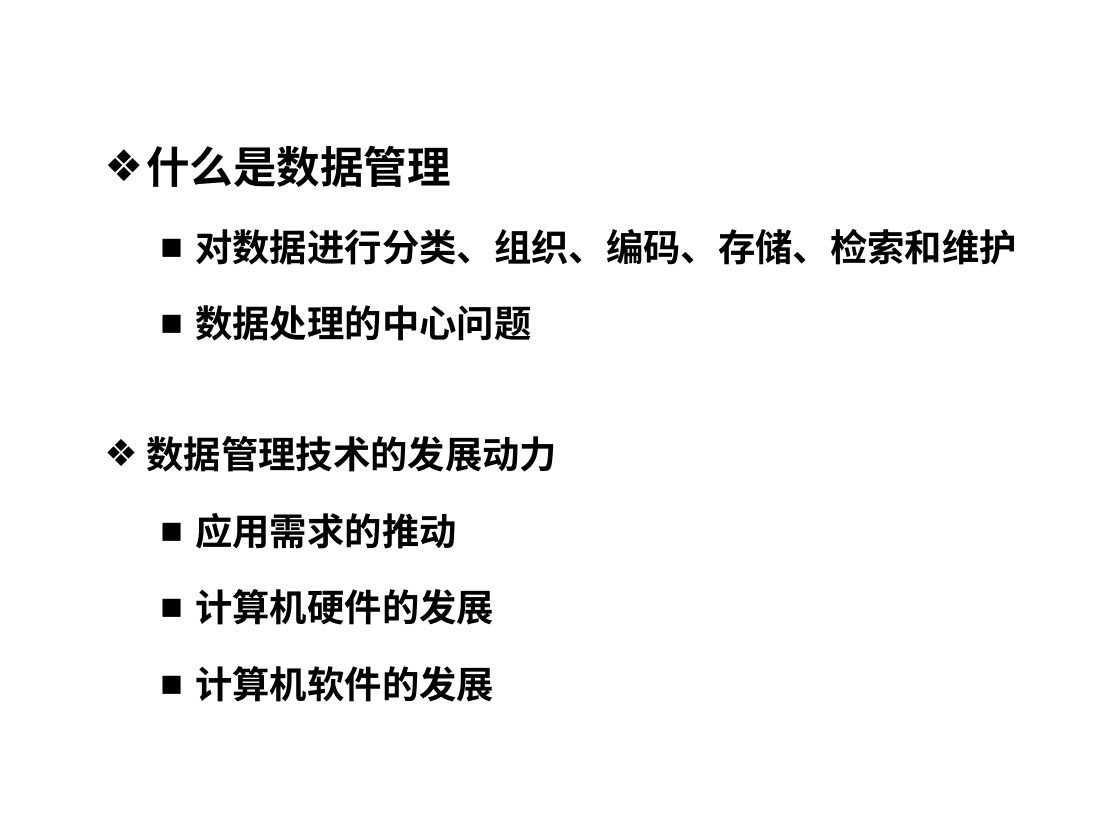
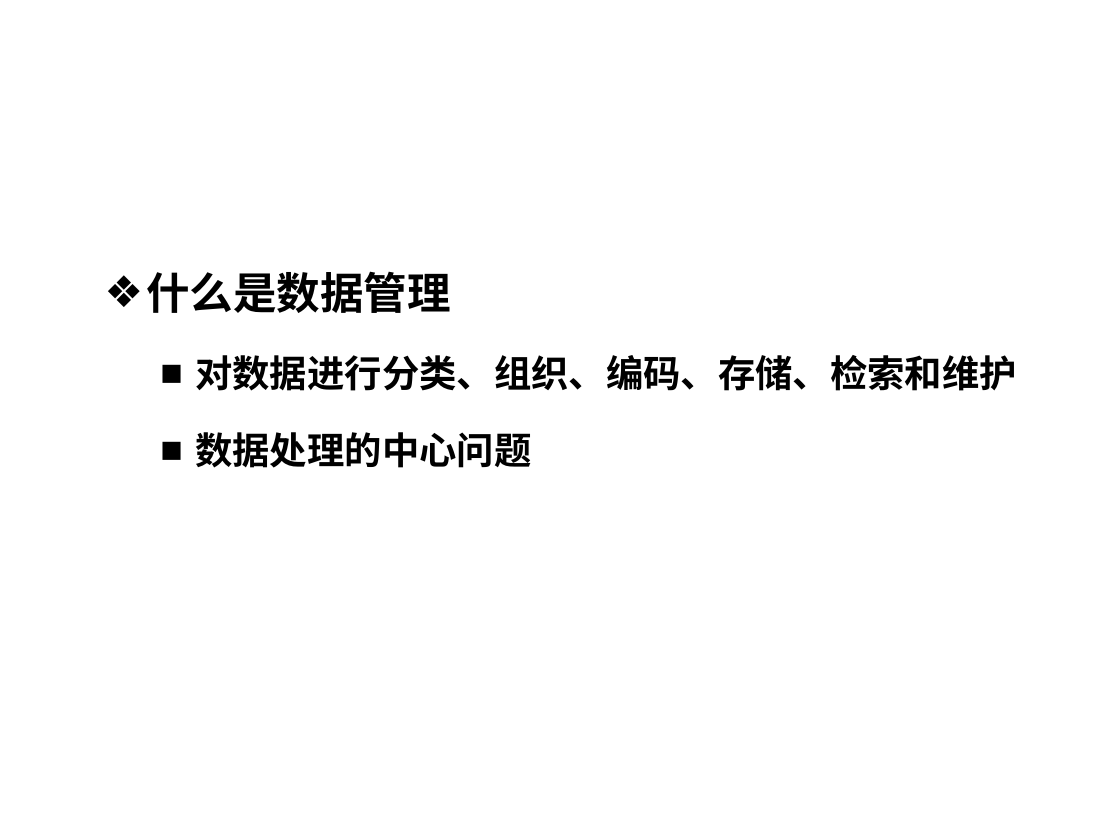
Before and after one commit to HBU/DataBase, a slide deck: slide 26 of PPT/DB第01章.ppt. Drawn at 1120x840 pixels with LibreOffice and Linux fonts; fonts in the diff are those of the drawing; background and template pictures are left out. Boxes give left, top, right and bottom in pixels: in the first picture for what was removed or moved away, otherwise in the second. Text is boxed around its words. In the diff, an @@ line names an element or a change of style, - is before the commit and + after.

```diff
--- a/PPT/DB第01章.ppt
+++ b/PPT/DB第01章.ppt
@@ text at [146,436,557,702]: paragraphs removed @@
-❖ 数据管理技术的发展动力
-  ■ 应用需求的推动
-  ■ 计算机硬件的发展
-  ■ 计算机软件的发展
```
Also in this commit, not shown: 10 other slides changed.
